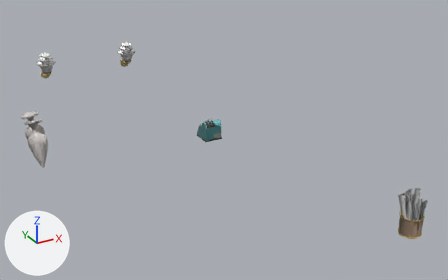
A saved change to the glTF model www/models/lba2/iso_scenes/91.glb.
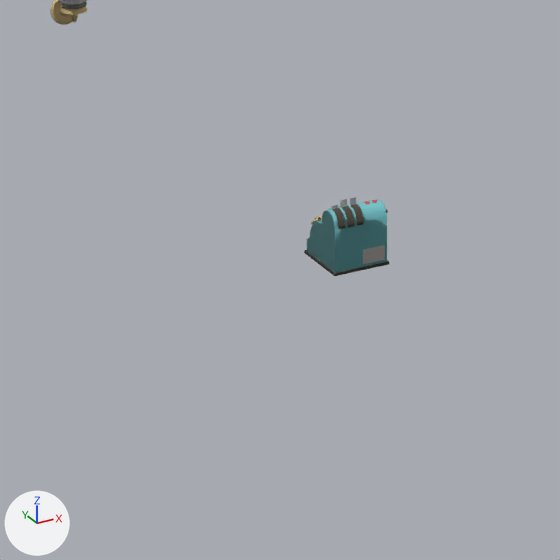
Old and new are each drawn whole from a camera (50 mm lens) standing at (0.22, -34.15, 13.49) and looking at (11.85, -13.02, 2.92) and again close up on the part from 23% to 61% of the width and 21% to 81% of the height. Arrows for +X, +Y and +Z are at lower left; the lights stay in place. Where no turn or scale is listed for an object, it has been applied to the vertices. Vertices at the same position are counted once.

The first close-up shows 'colored'.
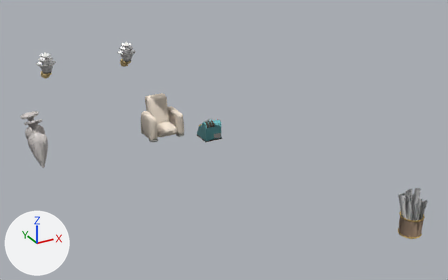
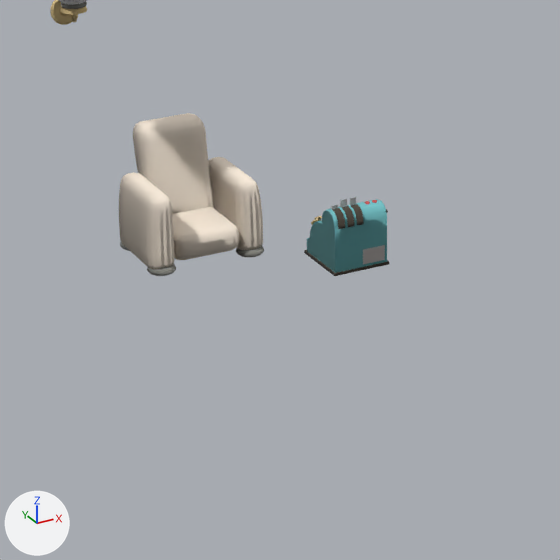
Diff of the bpy script that builds the scene:
```diff
--- a/www/models/lba2/iso_scenes/91.glb.py
+++ b/www/models/lba2/iso_scenes/91.glb.py
@@ me_mesh_0 @@
 # used by ob_colored; location = (0.0, 0.0, 0.0)
-me_mesh_0.from_pydata(...)  # 7672 vertices, 14852 faces; spans x 5.0..16.97, y -19.96..-4.97, z 0.49..5.46
+me_mesh_0.from_pydata(...)  # 8893 vertices, 17184 faces; spans x 5.0..16.97, y -19.96..-4.97, z 0.49..5.46
+# me_mesh_0 part 1: a new loose piece of 238 vertices spanning x 11.4..12.6, y -5.77..-5.0, z 0.62..2.5, in mat_material_0
+# me_mesh_0 part 2: a new loose piece of 210 vertices spanning x 12.53..12.99, y -6.7..-5.3, z 0.61..1.79, in mat_material_0
+# me_mesh_0 part 3: a new loose piece of 210 vertices spanning x 11.01..11.47, y -6.7..-5.3, z 0.61..1.79, in mat_material_0
+# me_mesh_0 part 4: a new loose piece of 179 vertices spanning x 11.42..12.58, y -6.7..-5.47, z 0.64..1.09, in mat_material_0
+# me_mesh_0 part 5: a new loose piece of 96 vertices spanning x 12.53..12.98, y -6.79..-6.34, z 0.5..0.64, in mat_material_0
+# me_mesh_0 part 6: a new loose piece of 96 vertices spanning x 11.02..11.47, y -6.79..-6.34, z 0.5..0.64, in mat_material_0
 me_mesh_0.materials.append(mat_material_0)
```

Boxes (x1, y1, x2, y2) around the edits, measured in the close-ups (560 x 560 px):
part 1 of me_mesh_0, added: after (133, 113, 214, 214)
part 2 of me_mesh_0, added: after (208, 157, 263, 250)
part 3 of me_mesh_0, added: after (119, 172, 174, 269)
part 4 of me_mesh_0, added: after (172, 207, 239, 260)
part 5 of me_mesh_0, added: after (236, 246, 264, 257)
part 6 of me_mesh_0, added: after (147, 263, 176, 276)
